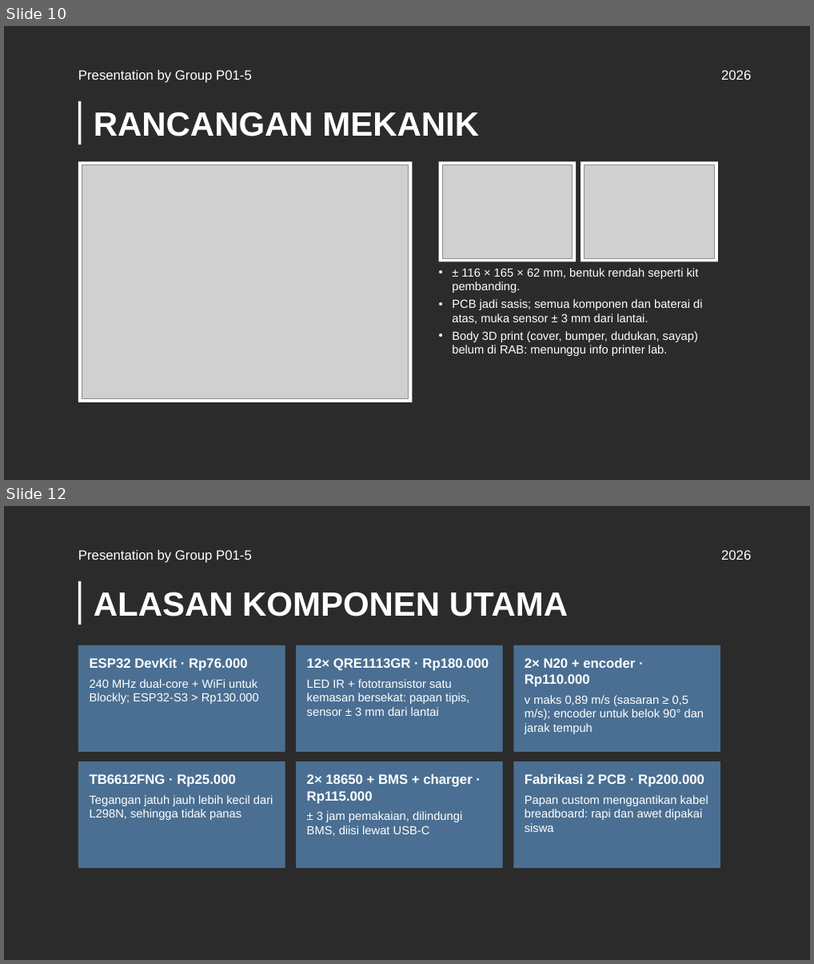
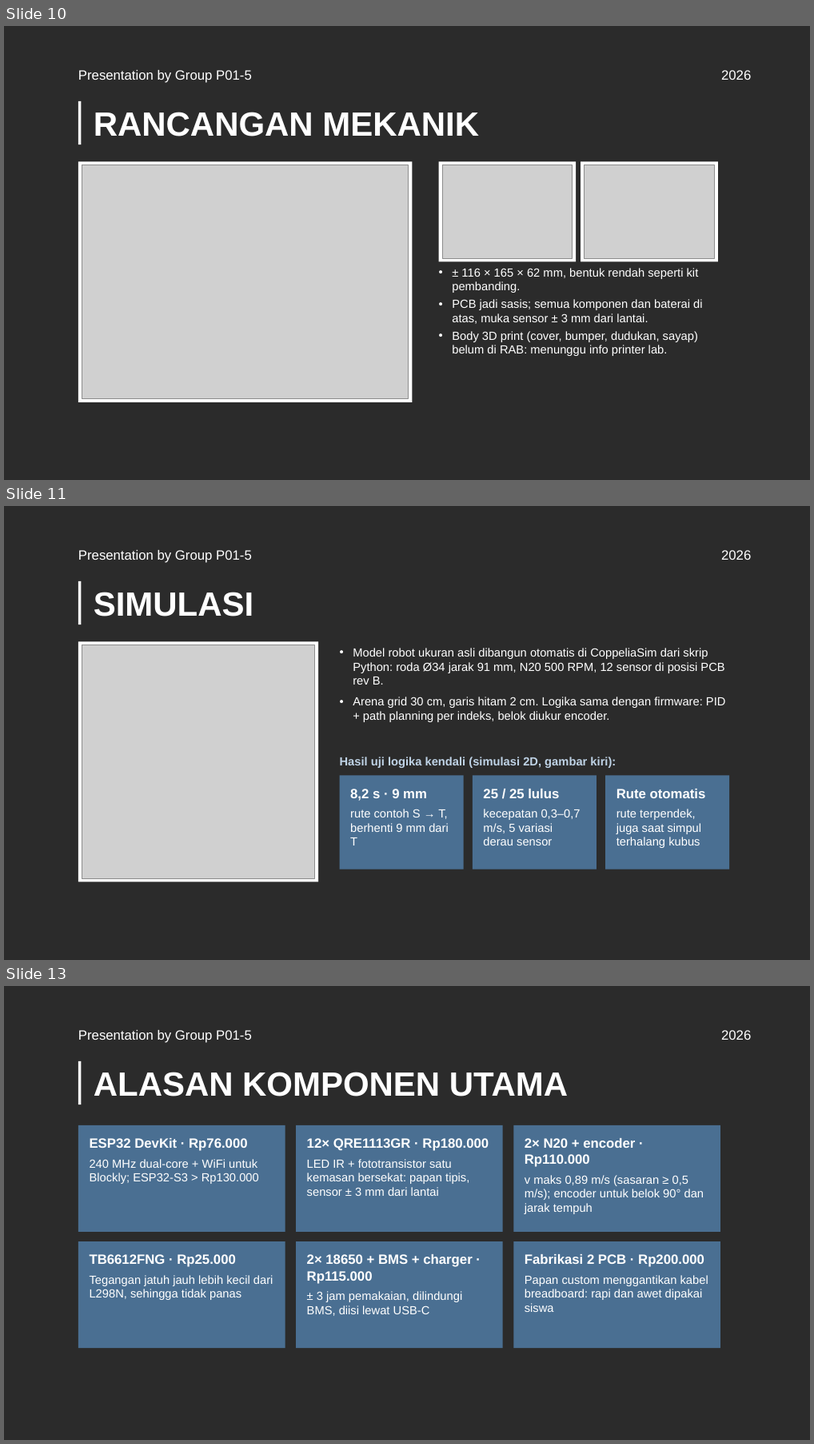
Before and after one commit to Mervs111/Line-Follower-Racer, a slide deck: docs/pitching-rab/LFM_Pitching_RAB_P01-5.pptx. Shown one above the other, each under a label of ours: slides 10 and 12 before the commit, slides 10, 11 and 13 after it; the slides between them are not shown. The pictures are 814x964 and 814x1444 pixels, drawn with LibreOffice and Linux fonts; fonts in the diff are those of the drawing; grey boxes stand for pictures; background and template pictures are left out; a plain dark background stands for a picture behind light text. Boxes give left, top, right and bottom in pixels: in the first picture for what was removed or moved away, otherwise in the second. Text is boxed around its words. In the diff, an @@ line names an element or a change of style, - is before the commit and + after.

```diff
--- a/docs/pitching-rab/LFM_Pitching_RAB_P01-5.pptx
+++ b/docs/pitching-rab/LFM_Pitching_RAB_P01-5.pptx
@@ slide 11 added at (4,506,810,960), background picture (left out); not listed: 3 template elements that a slide beside it also shows @@
@@ title added at (94,592,254,616), 40 pt, text #FFFFFF, bold @@
+SIMULASI
@@ rectangle added at (78,641,318,882), fill #FFFFFF @@
@@ picture added at (82,645,315,878) @@
@@ text added at (353,648,726,722), 14 pt, text #FFFFFF @@
+• Model robot ukuran asli dibangun otomatis di CoppeliaSim dari skrip Python: roda Ø34 jarak 91 mm, N20 500 RPM, 12 sensor di posisi PCB rev B.
+• Arena grid 30 cm, garis hitam 2 cm. Logika sama dengan firmware: PID + path planning per indeks, belok diukur encoder.
@@ text added at (340,756,616,768), 14 pt, text #BFD3E6, bold @@
+Hasil uji logika kendali (simulasi 2D, gambar kiri):
@@ rectangle added at (340,776,464,869), fill #4A6F92 @@
@@ text added at (350,788,449,845), 14 pt, text #FFFFFF @@
+8,2 s · 9 mm
+rute contoh S → T, berhenti 9 mm dari T
@@ rectangle added at (473,776,597,869), fill #4A6F92 @@
@@ text added at (483,788,581,845), 14 pt, text #FFFFFF @@
+25 / 25 lulus
+kecepatan 0,3–0,7 m/s, 5 variasi derau sensor
@@ rectangle added at (606,776,730,869), fill #4A6F92 @@
@@ text added at (617,788,706,848), 14 pt, text #FFFFFF @@
+Rute otomatis
+rute terpendek, juga saat simpul terhalang kubus
@@ what was slide 12 is now slide 13 @@
```
Also in this commit, not shown: 2 slides changed, 6 other files.
